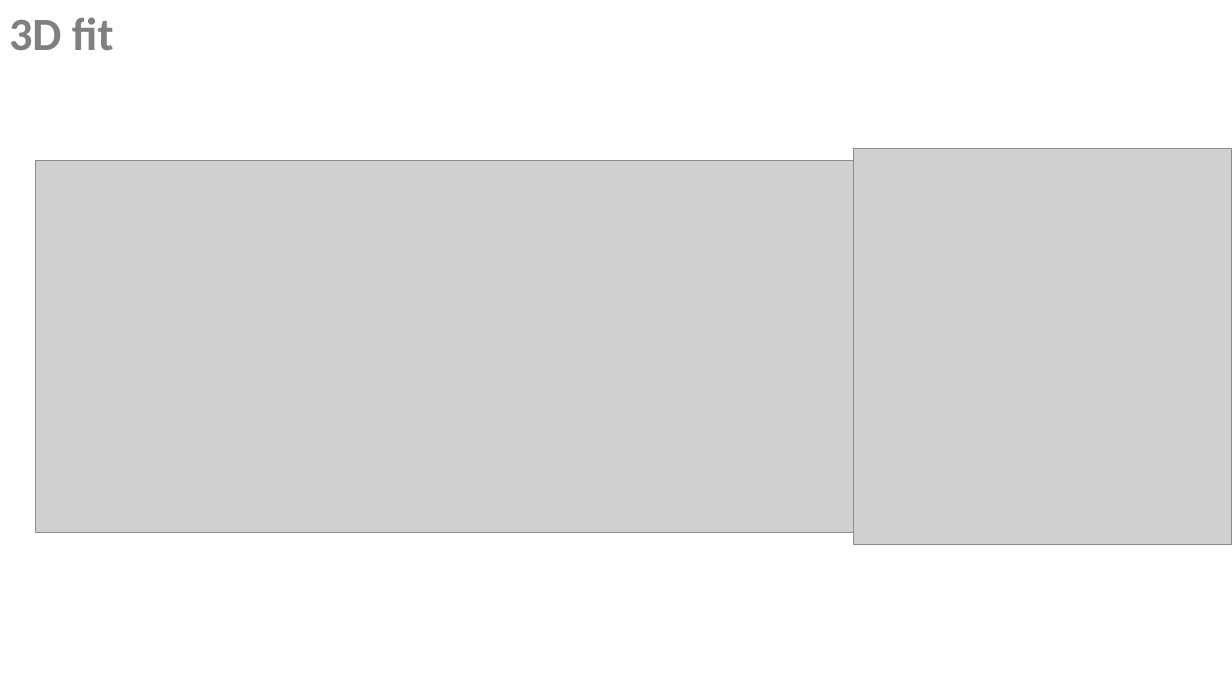
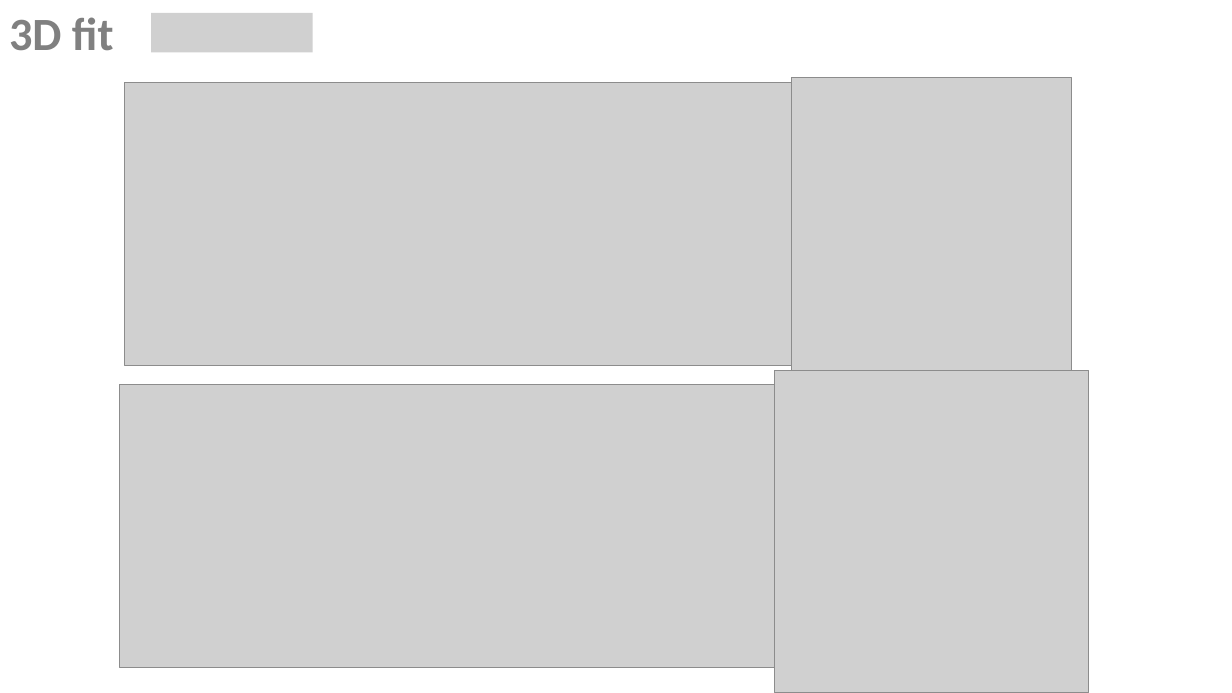
Before and after one commit to flemk/bachelor, a slide deck: slide 6 of out/09_2d_fit_nonoscillator/summary.pptx. Drawn at 1232x693 pixels with LibreOffice and Linux fonts; fonts in the diff are those of the drawing; grey boxes stand for pictures. Boxes give left, top, right and bottom in pixels: in the first picture for what was removed or moved away, otherwise in the second. Text is boxed around its words. In the diff, an @@ line names an element or a change of style, - is before the commit and + after.

```diff
--- a/out/09_2d_fit_nonoscillator/summary.pptx
+++ b/out/09_2d_fit_nonoscillator/summary.pptx
@@ picture added at <box>151,13,312,53</box> @@
@@ picture: place and size @@
-picture at <box>35,161,910,532</box>
+picture at <box>125,83,792,366</box>
@@ picture: place and size @@
-picture at <box>853,148,1232,544</box>
+picture at <box>792,78,1072,371</box>
@@ picture added at <box>119,385,791,668</box> @@
@@ picture added at <box>775,371,1090,693</box> @@
```
Also in this commit, not shown: 1 other slide changed, 1 slide added, 1 other file.
